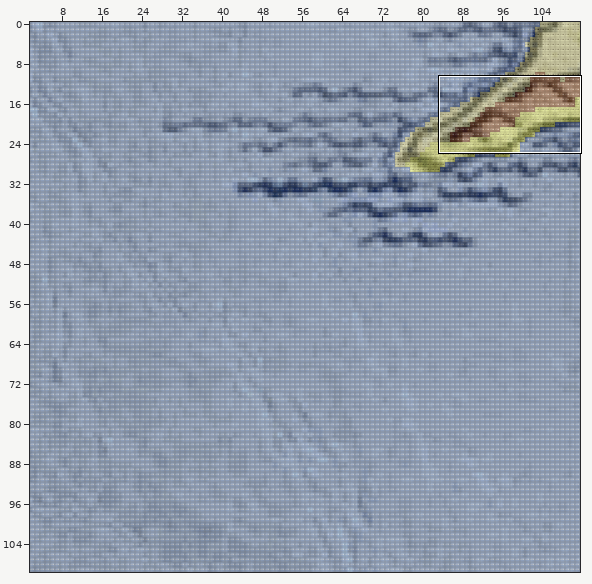
Tiled map -- forge-gui/res/adventure/MiddleEarth/world/middleearth/chunk_1_5.tmx. The picture above shows the old version from afar; the outline marks the close-up.
Close-up. Before the edit:
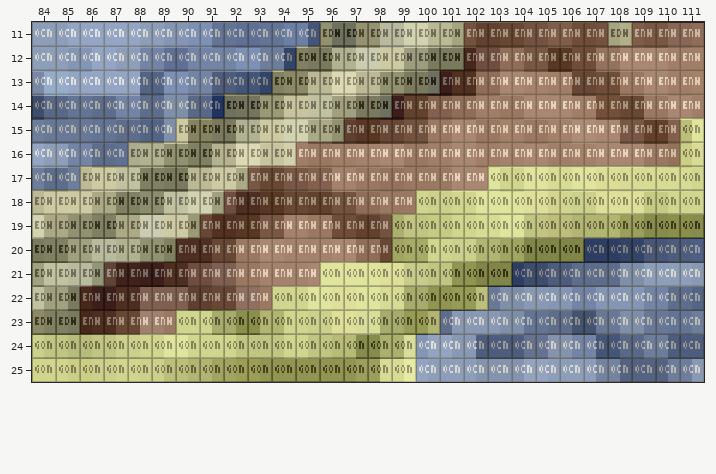
Cells are 16x16 px. Shown: x 84..111, y 11..25. The commit also changed other parts of the map, which this record leaves out.
The result:
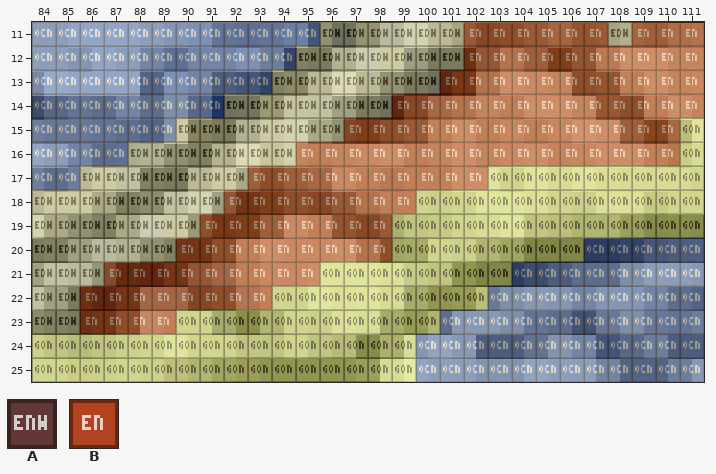
Key: from "biomes": A 35 "ered_nimrais_west", B 36 "ered_nimrais".
_ is an empty cell.
Message: fix some specks and merge some biomes
The exact change:
Layer "Biomes":
The edit turns tile A into tile B in row 11 at x 102 to 107 and 109 to 111; in row 12 at x 102 to 111; in row 13 at x 101 to 111; in row 14 at x 99 to 111; in row 15 at x 97 to 110; in row 16 at x 95 to 110.
The edit turns tile A into tile B in row 17 at x 93 to 102; in row 18 at x 92 to 99; in row 19 at x 91 to 98; in row 20 at x 90 to 98; in row 21 at x 87 to 95; in row 22 at x 86 to 93.
The edit turns tile A into tile B in row 23 at x 86 to 89.
